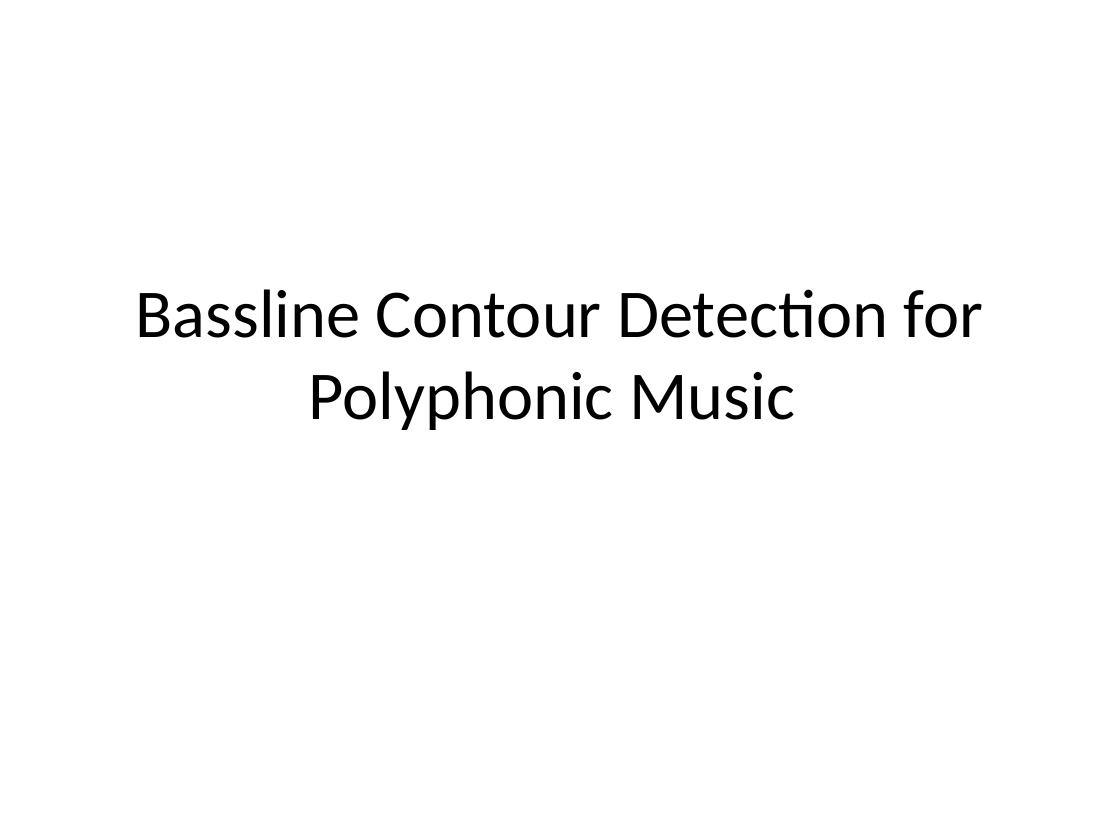
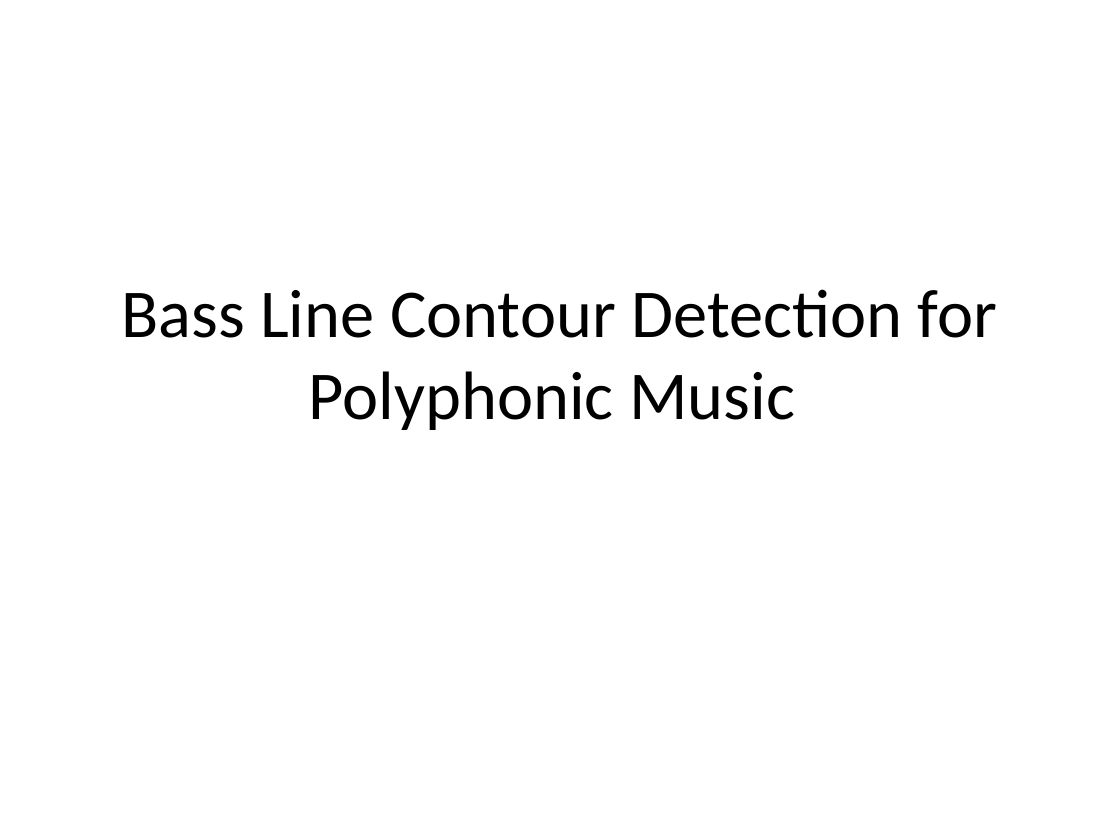
Before and after one commit to govind678/Bass-Line-Detection, a slide deck: slide 1 of Presentation1.pptx. Drawn at 1120x840 pixels with LibreOffice and Linux fonts; fonts in the diff are those of the drawing. Boxes give left, top, right and bottom in pixels: in the first picture for what was removed or moved away, otherwise in the second. Text is boxed around its words. In the diff, an @@ line names an element or a change of style, - is before the commit and + after.

```diff
--- a/Presentation1.pptx
+++ b/Presentation1.pptx
@@ title at (121, 289, 997, 430): text changed @@
-Bassline Contour Detection for Polyphonic Music
+Bass Line Contour Detection for Polyphonic Music
```
Also in this commit, not shown: 2 other slides changed, 3 slides added, 2 slides removed, 1 other file.
